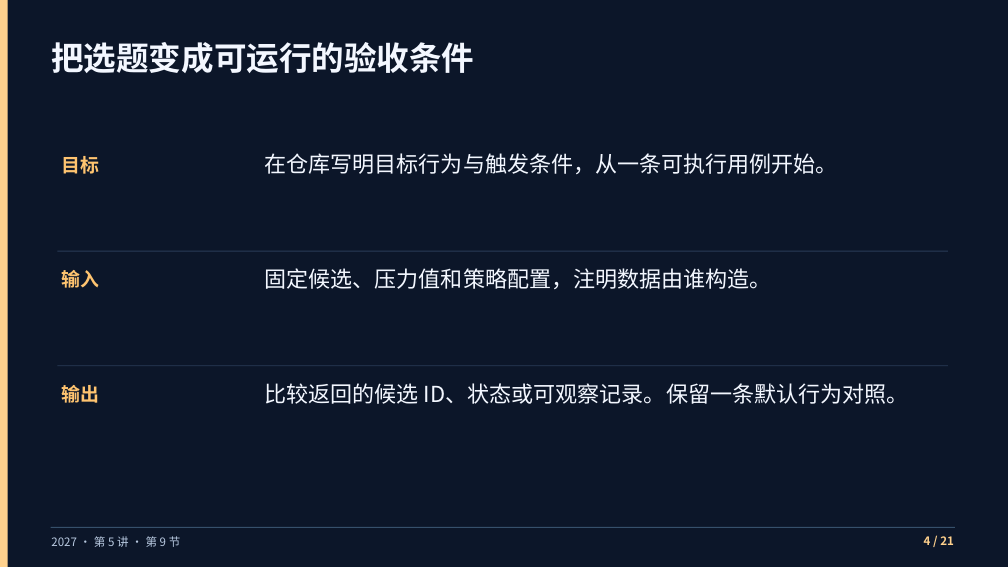
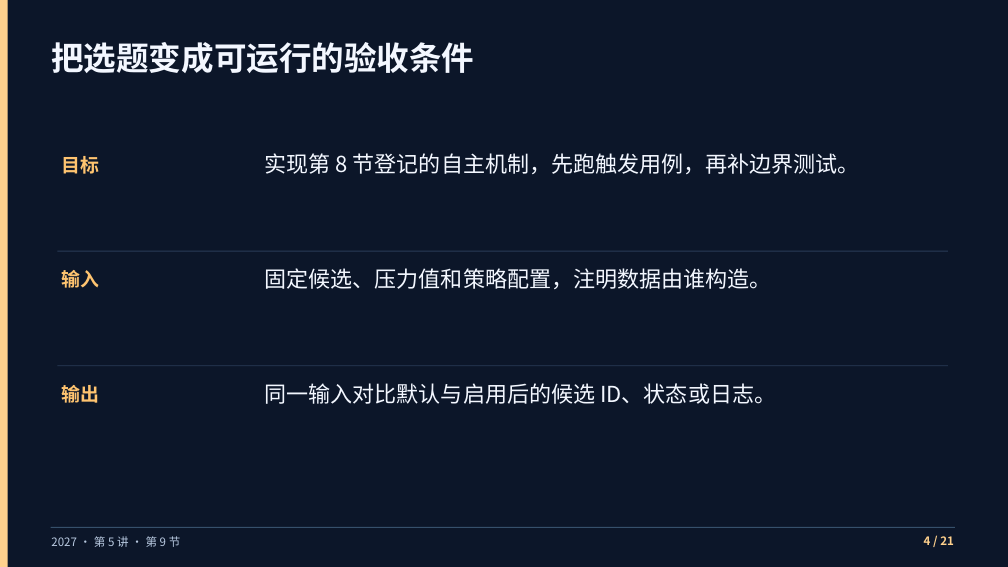
Before and after one commit to vLLM-HUST/intro-to-llm-inference-engines, a slide deck: slide 4 of build/slides/2027/lectures-8-pptx/第05讲_MOD实现与CPU测试.pptx. Drawn at 1008x567 pixels with LibreOffice and Linux fonts; fonts in the diff are those of the drawing. Boxes give left, top, right and bottom in pixels: in the first picture for what was removed or moved away, otherwise in the second. Text is boxed around its words. In the diff, an @@ line names an element or a change of style, - is before the commit and + after.

```diff
--- a/build/slides/2027/lectures-8-pptx/第05讲_MOD实现与CPU测试.pptx
+++ b/build/slides/2027/lectures-8-pptx/第05讲_MOD实现与CPU测试.pptx
@@ text at (x1=265, y1=153, x2=860, y2=174): text changed @@
-在仓库写明目标行为与触发条件，从一条可执行用例开始。
+实现第 8 节登记的自主机制，先跑触发用例，再补边界测试。
@@ text at (x1=265, y1=383, x2=776, y2=404): text changed @@
-比较返回的候选 ID、状态或可观察记录。保留一条默认行为对照。
+同一输入对比默认与启用后的候选 ID、状态或日志。
```
Also in this commit, not shown: 15 other files.
